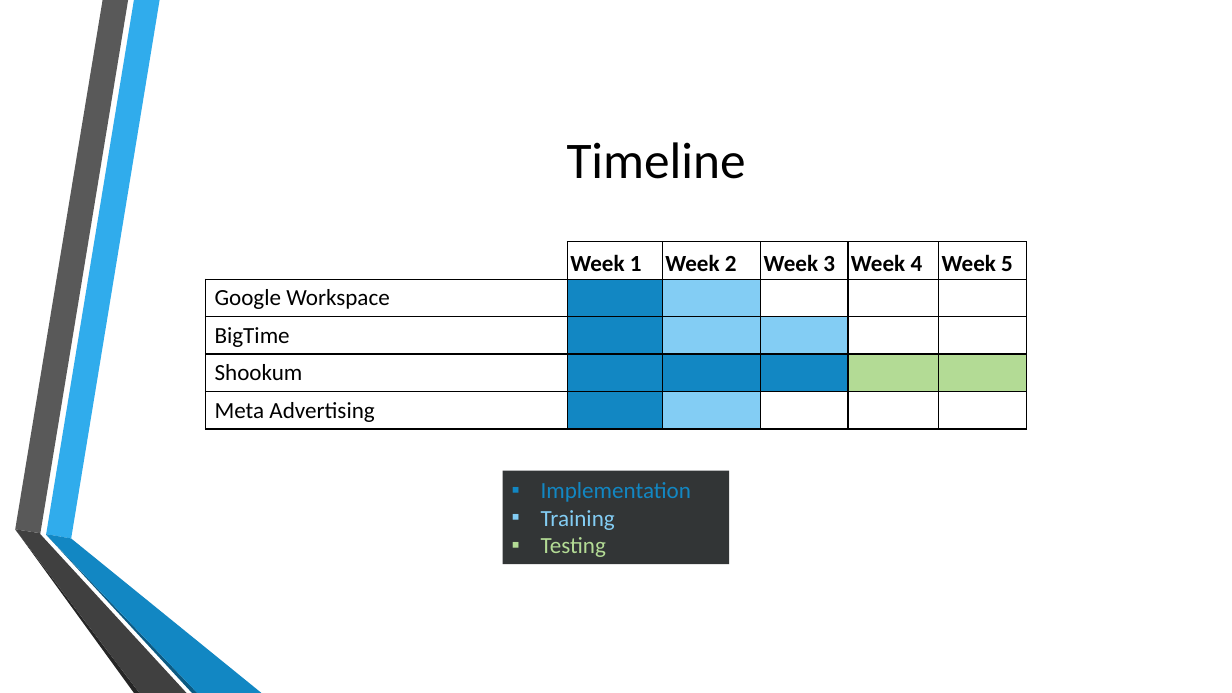
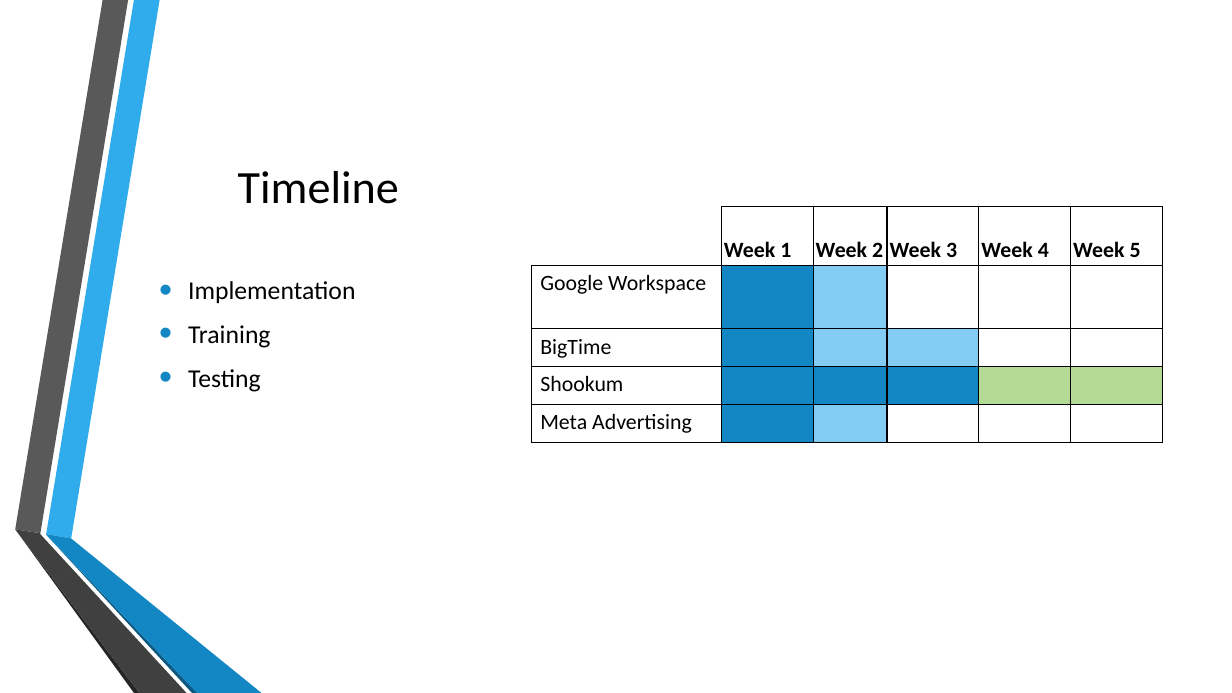
Before and after one commit to CalhounC357/4800_Tax_Boss, a slide deck: slide 10 of De La Riva, Bennett, Calhoun, Young; Tax_Boss.pptx. Drawn at 1232x693 pixels with LibreOffice and Linux fonts; fonts in the diff are those of the drawing; background and template pictures are left out. Boxes give left, top, right and bottom in pixels: in the first picture for what was removed or moved away, otherwise in the second. Text is boxed around its words. In the diff, an @@ line names an element or a change of style, - is before the commit and + after.

```diff
--- a/De La Riva, Bennett, Calhoun, Young; Tax_Boss.pptx
+++ b/De La Riva, Bennett, Calhoun, Young; Tax_Boss.pptx
@@ freeform shape removed at bbox=[46, 0, 160, 539] @@
@@ freeform shape added at bbox=[46, 0, 160, 539], fill #30ACEC @@
@@ title "Timeline": place and size @@
-title "Timeline" at bbox=[567, 142, 746, 179]
+title "Timeline" at bbox=[238, 171, 399, 204]
@@ title "Timeline" at bbox=[238, 171, 399, 204]: size 40 to 36 pt @@
@@ table at bbox=[531, 207, 1161, 443] @@
@@ size 18 to 17 pt @@
@@ table: place and size @@
-table at bbox=[205, 241, 1027, 429]
+table at bbox=[531, 207, 1161, 443]
@@ text "Implementation": place and size @@
-text "Implementation" at bbox=[503, 470, 729, 564]
+text "Implementation" at bbox=[188, 281, 355, 392]
@@ text "Implementation" at bbox=[188, 281, 355, 392]: size 18 to 20 pt; text colour #1287C3 to #000000 in "Implementation"; text colour #83CDF4 to #000000 in "Training"; text colour #B3DB95 to #000000 in "Testing"; bullet ▪ to •; more space between paragraphs; fill #323536 to none @@
```
Also in this commit, not shown: 1 other slide changed.
